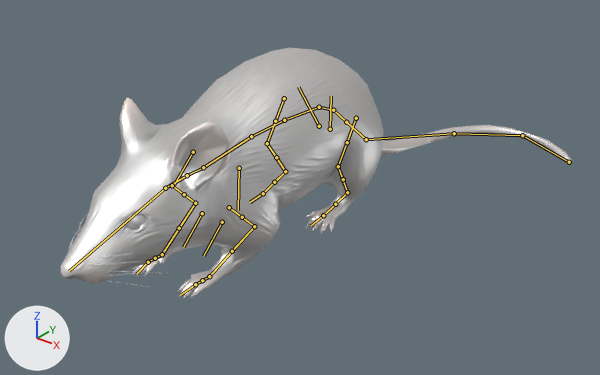
The Blender file vertex_animation_texture/Data/BlendFiles/mouse.blend: old version first, new version second.
The view is the same before and after, from a 50 mm lens placed at (1.308, -1.538, 1.074), pointed at (0.015, 0.078, 0.072). The axes (+X, +Y, +Z) are drawn at lower left. The lights are the same throughout. The bones that bend it are drawn over the model as lines.

In view in the first picture: 'Mouse'.
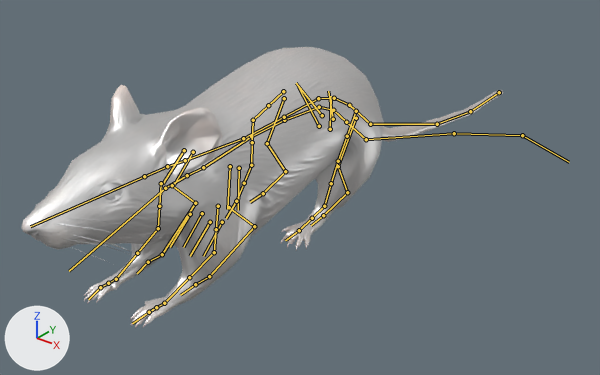
The newer file adds an action. The first version stands in its rest pose; the second is drawn at frame 38 of the action 'Walk'.

Location of each change, [x1, y1, x2, y2] in pixels of the pictures (600 x 375 px):
'Mouse', posed (12% taller)
    before: [61, 48, 572, 299]
    after: [22, 47, 504, 328]

The change, as a diff of the scene's bpy script:
```diff
--- a/vertex_animation_texture/Data/BlendFiles/mouse.blend.py
+++ b/vertex_animation_texture/Data/BlendFiles/mouse.blend.py
@@ bone_hips @@
 bone_hips = bpy.data.objects['rig'].pose.bones['hips']  # child of 'torso'
-bone_hips.rotation_quaternion = (1.0, 0.0, 0.0, 0.0)  # degrees (0, 0, 0)
+bone_hips.rotation_quaternion = (0.995, 0.099, 0.0, 0.0)  # degrees (11, 0, 0)
@@ bone_chest @@
 bone_chest = bpy.data.objects['rig'].pose.bones['chest']  # child of 'torso'
-bone_chest.rotation_quaternion = (1.0, 0.0, 0.0, 0.0)  # degrees (0, 0, 0)
+bone_chest.rotation_quaternion = (0.995, -0.096, 0.0, 0.0)  # degrees (-11, 0, 0)
@@ bone_spine_003 @@
 bone_spine_003 = bpy.data.objects['rig'].pose.bones['spine.003']  # child of 'MCH-ROT-tail'
-bone_spine_003.rotation_quaternion = (1.0, 0.0, 0.0, 0.0)  # degrees (0, 0, 0)
+bone_spine_003.rotation_quaternion = (1.0, -0.002, 0.007, -0.022)  # degrees (0, 1, -3)
@@ bone_spine_002 @@
 bone_spine_002 = bpy.data.objects['rig'].pose.bones['spine.002']  # child of 'spine.003'
-bone_spine_002.rotation_quaternion = (1.0, 0.0, 0.0, 0.0)  # degrees (0, 0, 0)
+bone_spine_002.rotation_quaternion = (0.992, -0.035, -0.011, 0.118)  # degrees (-4, -1, 14)
@@ bone_spine_001 @@
 bone_spine_001 = bpy.data.objects['rig'].pose.bones['spine.001']  # child of 'spine.002'
-bone_spine_001.rotation_quaternion = (1.0, 0.0, 0.0, 0.0)  # degrees (0, 0, 0)
+bone_spine_001.rotation_quaternion = (0.916, -0.03, 0.146, 0.368)  # degrees (3, 17, 44)
@@ bone_spine @@
 bone_spine = bpy.data.objects['rig'].pose.bones['spine']  # child of 'spine.001'
-bone_spine.rotation_quaternion = (1.0, 0.0, 0.0, 0.0)  # degrees (0, 0, 0)
+bone_spine.rotation_quaternion = (0.827, 0.156, -0.059, 0.506)  # degrees (12, -15, 61)
@@ bone_spine_fk_008 @@
 bone_spine_fk_008 = bpy.data.objects['rig'].pose.bones['spine_fk.008']  # child of 'MCH-spine.008'
-bone_spine_fk_008.location = (0.0, 0.0, 0.0)
+bone_spine_fk_008.location = (0.0, 0.057, 0.001)
@@ bone_head @@
 bone_head = bpy.data.objects['rig'].pose.bones['head']  # child of 'MCH-ROT-head'
-bone_head.rotation_quaternion = (1.0, 0.0, 0.0, 0.0)  # degrees (0, 0, 0)
+bone_head.rotation_quaternion = (0.989, -0.145, 0.0, 0.0)  # degrees (-17, 0, 0)
@@ bone_front_foot_ik_l @@
 bone_front_foot_ik_l = bpy.data.objects['rig'].pose.bones['front_foot_ik.L']  # child of 'MCH-front_foot_ik.parent.L'
-bone_front_foot_ik_l.location = (0.0, 0.0, 0.0)
+bone_front_foot_ik_l.location = (0.0, -0.145, 0.0)
@@ bone_front_foot_ik_r @@
 bone_front_foot_ik_r = bpy.data.objects['rig'].pose.bones['front_foot_ik.R']  # child of 'MCH-front_foot_ik.parent.R'
-bone_front_foot_ik_r.location = (0.0, 0.0, 0.0)
+bone_front_foot_ik_r.location = (0.0, -0.147, 0.0)
@@ bone_foot_ik_l @@
 bone_foot_ik_l = bpy.data.objects['rig'].pose.bones['foot_ik.L']  # child of 'MCH-foot_ik.parent.L'
-bone_foot_ik_l.location = (0.0, 0.0, 0.0)
+bone_foot_ik_l.location = (0.0, -0.106, 0.0)
@@ bone_foot_ik_r @@
 bone_foot_ik_r = bpy.data.objects['rig'].pose.bones['foot_ik.R']  # child of 'MCH-foot_ik.parent.R'
-bone_foot_ik_r.location = (0.0, 0.0, 0.0)
-bone_foot_ik_r.rotation_quaternion = (1.0, 0.0, 0.0, 0.0)  # degrees (0, 0, 0)
+bone_foot_ik_r.location = (0.0, -0.099, -0.011)
+bone_foot_ik_r.rotation_quaternion = (0.959, 0.284, 0.0, 0.0)  # degrees (33, 0, 0)
```
